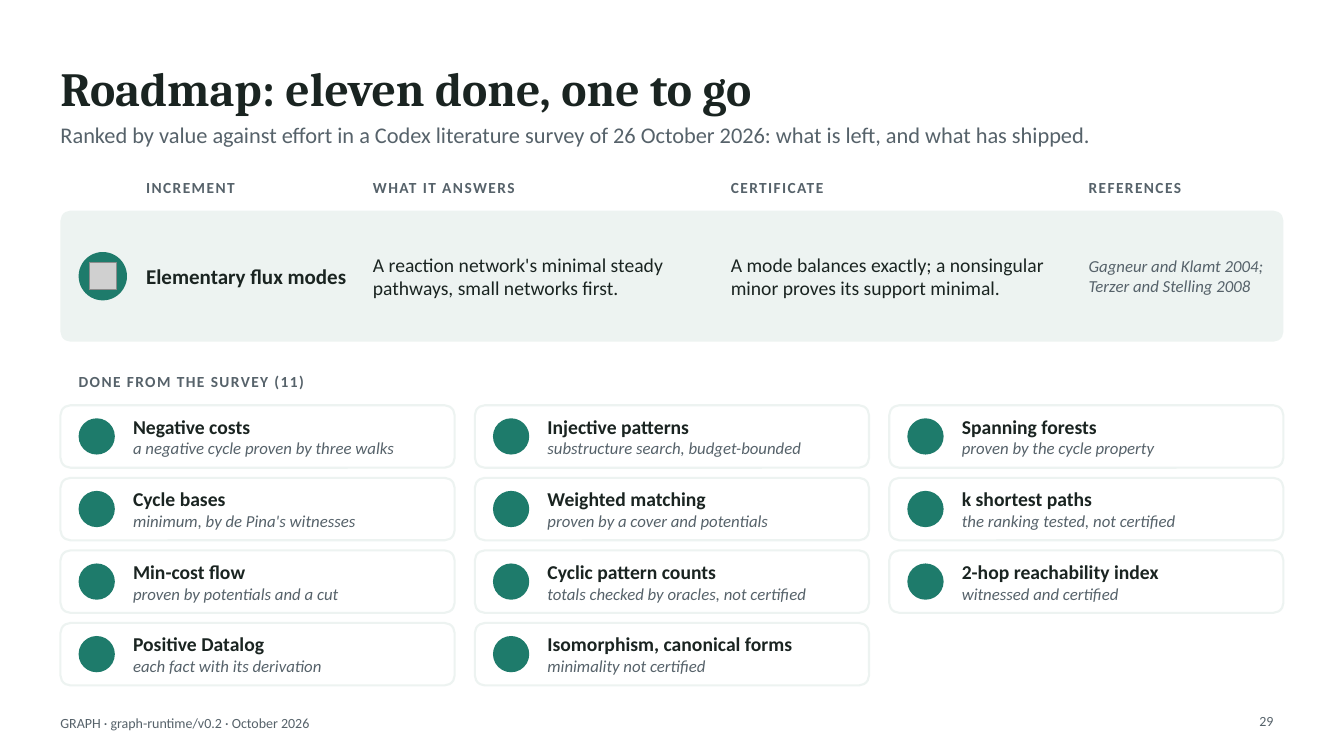
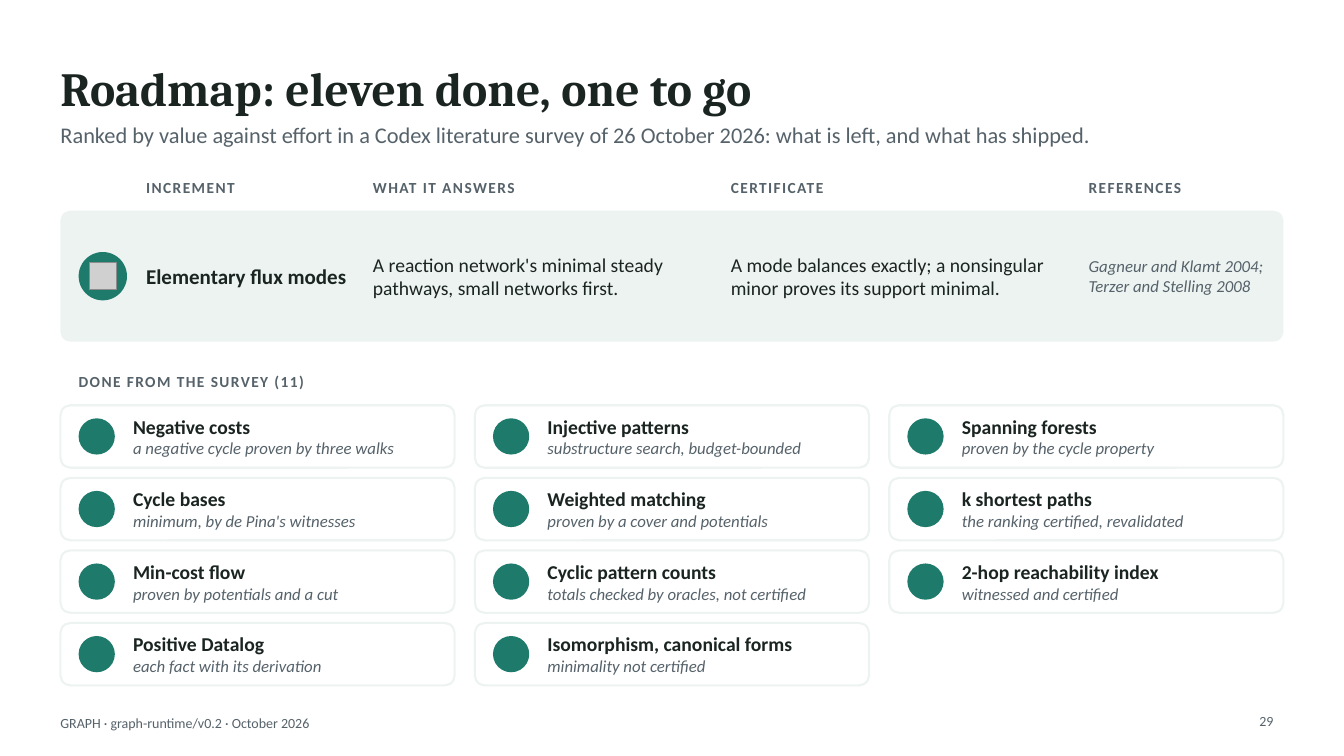
Before and after one commit to hlxin/graph, a slide deck: slide 29 of docs/GRAPH_slides.pptx. Drawn at 1344x756 pixels with LibreOffice and Linux fonts; fonts in the diff are those of the drawing; grey boxes stand for pictures; background and template pictures are left out. Boxes give left, top, right and bottom in pixels: in the first picture for what was removed or moved away, otherwise in the second. Text is boxed around its words. In the diff, an @@ line names an element or a change of style, - is before the commit and + after.

```diff
--- a/docs/GRAPH_slides.pptx
+++ b/docs/GRAPH_slides.pptx
@@ text at [962, 515, 1184, 530]: text changed @@
-the ranking tested, not certified
+the ranking certified, revalidated
```
Also in this commit, not shown: 1 other slide changed, 1 other file.
